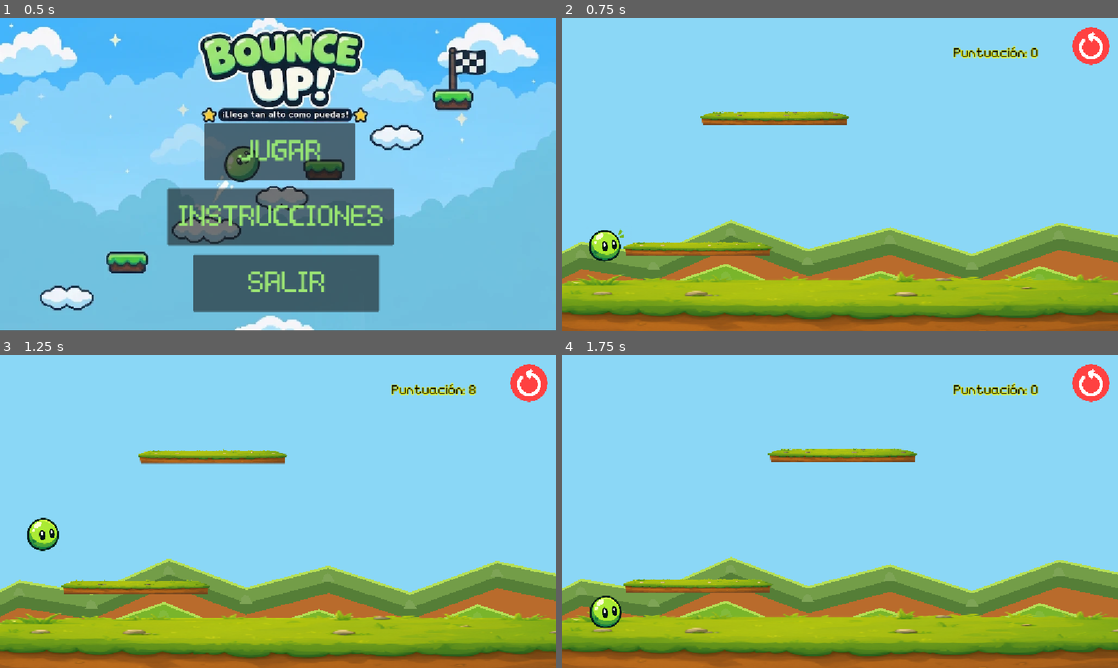
Above: before the commit, frames 1-4 (two rows, left to right).
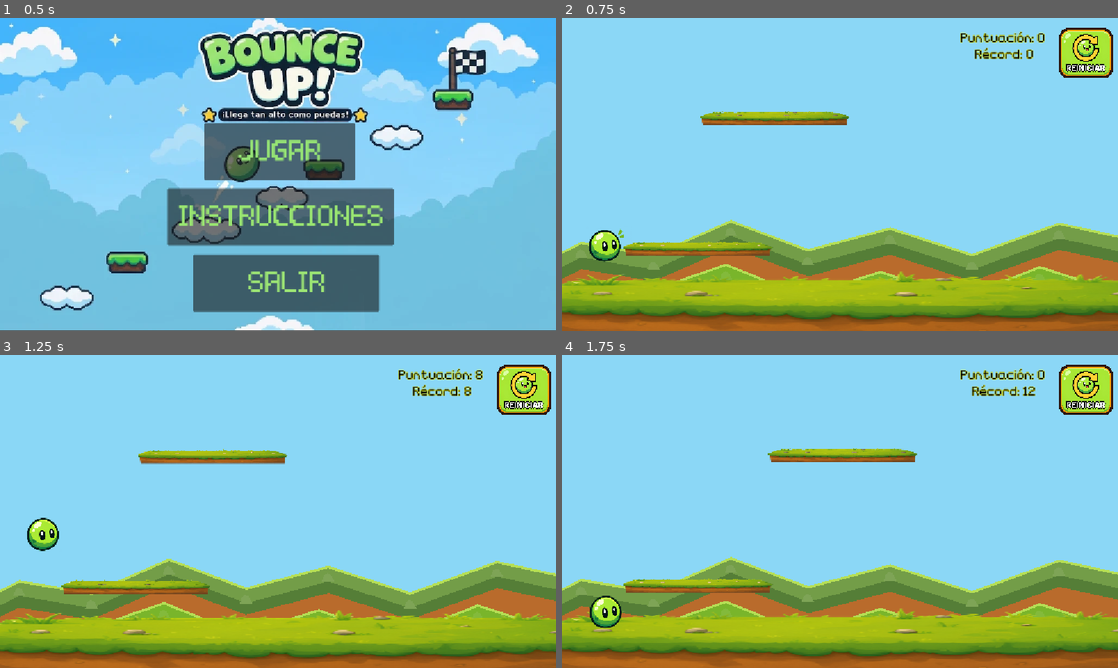
Above: after the commit, the same moments.

Repository: Miranda-511/Bounce-Up-
Game: Godot game, scene res://escenas/menu.tscn
The game is run twice, just before and just after one commit, with the same random seed, the same clock (stepped at 60 frames per second) and the same inputs.
Inputs (mouse positions are in pixels of both pictures, inside the frame that each line leads up to; where the layout moved, square brackets give the same spot in the first picture):
- Up to frame 1 (0.5 s): no input
- Up to frame 2 (0.75 s): click "JUGAR" at 0.5 s
- Up to frame 3 (1.25 s): no input
- Up to frame 4 (1.75 s): click (1084, 389) [1090, 383] at 1.25 s

Frame 1 is identical in both runs. In frame 2, 2.3% of the frame differs, in the area x 70-100%, y 2-20%; in frame 3, 2.3%; in frame 4, 2.3%.

Commit message:
sistema de high score, rediseño de restart button

Diff:
--- a/escenas/main.tscn
+++ b/escenas/main.tscn
@@ -3,8 +3,9 @@
 [ext_resource type="PackedScene" uid="uid://cfsn8nl7xmay2" path="res://escenas/player.tscn" id="1_jumxm"]
 [ext_resource type="PackedScene" uid="uid://bdaevce65k24h" path="res://escenas/background.tscn" id="2_26pgj"]
 [ext_resource type="PackedScene" uid="uid://bqijyx2j6xcjs" path="res://escenas/floor.tscn" id="3_dkga6"]
+[ext_resource type="Texture2D" uid="uid://bvjl6k302vygj" path="res://assets/restart button bounce up.png" id="3_o8odp"]
+[ext_resource type="Texture2D" uid="uid://lub1k3ynyo3k" path="res://assets/restart button bounce up PRESSED.png" id="4_68mvh"]
 [ext_resource type="FontFile" uid="uid://c4a6oj1d3qow6" path="res://font/lower-pixel.regular.otf" id="6_a8p2b"]
-[ext_resource type="PackedScene" uid="uid://cpq5ribtni47t" path="res://escenas/restartbutton.tscn" id="6_dg7ii"]
 [ext_resource type="AudioStream" uid="uid://c847wwhkogxee" path="res://sound/the_mountain-retro-game-593063.mp3" id="10_dg7ii"]
 
 [sub_resource type="GDScript" id="GDScript_eaw6l"]
@@ -168,11 +169,22 @@
 	next_platform_y -= VERTICAL_GAP
 "
 
+[sub_resource type="GDScript" id="GDScript_lyxkq"]
+resource_name = "restart"
+script/source = "extends TextureButton
+
+func _ready():
+	pressed.connect(_on_pressed)
+
+func _on_pressed():
+	get_tree().reload_current_scene()
+"
+
 [sub_resource type="LabelSettings" id="LabelSettings_kkt6c"]
 font = ExtResource("6_a8p2b")
 font_size = 27
 font_color = Color(0, 0, 0, 1)
-outline_size = 5
+outline_size = 3
 outline_color = Color(1, 1, 0, 1)
 
 [node name="main" type="Node2D" unique_id=1156450642]
@@ -191,19 +203,42 @@
 
 [node name="CanvasLayer" type="CanvasLayer" parent="." unique_id=1286689389]
 
-[node name="restartbutton" parent="CanvasLayer" unique_id=149260693 instance=ExtResource("6_dg7ii")]
-metadata/_edit_use_anchors_ = true
+[node name="restartbutton" type="TextureButton" parent="CanvasLayer" unique_id=536586428]
+offset_left = 1029.0
+offset_top = 20.0
+offset_right = 1841.0
+offset_bottom = 755.0
+scale = Vector2(0.13944067, 0.14366874)
+size_flags_horizontal = 3
+size_flags_vertical = 3
+texture_normal = ExtResource("3_o8odp")
+texture_pressed = ExtResource("4_68mvh")
+ignore_texture_size = true
+stretch_mode = 0
+script = SubResource("GDScript_lyxkq")
 
 [node name="ScoreLabel" type="Label" parent="CanvasLayer" unique_id=1491639338]
-offset_left = 804.0
-offset_top = 59.0
-offset_right = 993.0
-offset_bottom = 87.0
+offset_left = 818.0
+offset_top = 28.0
+offset_right = 1007.0
+offset_bottom = 56.0
 text = "Puntuación: 0"
 label_settings = SubResource("LabelSettings_kkt6c")
 horizontal_alignment = 1
 metadata/_edit_use_anchors_ = true
 
+[node name="BestScoreLabel" type="Label" parent="CanvasLayer" unique_id=477997808]
+anchors_preset = -1
+anchor_left = 0.051215276
+offset_left = 762.0
+offset_top = 62.0
+offset_right = 951.0
+offset_bottom = 90.0
+text = "Récord: 0"
+label_settings = SubResource("LabelSettings_kkt6c")
+horizontal_alignment = 1
+metadata/_edit_use_anchors_ = true
+
 [node name="background" parent="." unique_id=33009793 instance=ExtResource("2_26pgj")]
 
 [node name="AudioStreamPlayer" type="AudioStreamPlayer" parent="." unique_id=356976337]
--- a/escenas/player.tscn
+++ b/escenas/player.tscn
@@ -15,12 +15,16 @@
 const CAMERA_TRIGGER = 260.0
 const FALL_LIMIT = 700.0
 
+const SAVE_PATH = \"user://scores.cfg\"
+
 @onready var camera: Camera2D = $\"../Camera2D\"
 @onready var score_label: Label = $\"../CanvasLayer/ScoreLabel\"
+@onready var best_score_label: Label = $\"../CanvasLayer/BestScoreLabel\"
 @onready var sprite: Sprite2D = $Sprite2D
 
 var start_y: float
 var highest_y: float
+var best_score: int = 0
 
 
 func _ready():
@@ -32,6 +36,9 @@
 	sprite.hframes = 4
 	sprite.vframes = 4
 	sprite.frame = 0
+
+	# CARGAR RÉCORD
+	load_best_score()
 
 
 func _physics_process(delta: float) -> void:
@@ -107,15 +114,22 @@
 
 
 	# ==================================
-	# PUNTUACIÓN
+	# PUNTUACIÓN Y RÉCORD
 	# ==================================
 
 	if global_position.y < highest_y:
 		highest_y = global_position.y
 
 	var score = int((start_y - highest_y) / 10.0)
-
-	score_label.text = \"Puntuación: \" + str(max(score, 0))
+	score = max(score, 0)
+
+	score_label.text = \"Puntuación: \" + str(score)
+
+	# COMPROBAR NUEVO RÉCORD
+	if score > best_score:
+		best_score = score
+		best_score_label.text = \"Récord: \" + str(best_score)
+		save_best_score()
 
 
 	# ==================================
@@ -147,6 +161,37 @@
 	# CAYENDO
 	else:
 		sprite.frame = 12
+
+
+# ==================================
+# CARGAR RÉCORD GUARDADO
+# ==================================
+
+func load_best_score():
+
+	var config = ConfigFile.new()
+	var error = config.load(SAVE_PATH)
+
+	if error == OK:
+		best_score = config.get_value(\"scores\", \"best_score\", 0)
+
+	best_score_label.text = \"Récord: \" + str(best_score)
+
+
+# ==================================
+# GUARDAR NUEVO RÉCORD
+# ==================================
+
+func save_best_score():
+
+	var config = ConfigFile.new()
+
+	config.set_value(\"scores\", \"best_score\", best_score)
+
+	var error = config.save(SAVE_PATH)
+
+	if error != OK:
+		push_warning(\"No se pudo guardar el récord.\")
 "
 
 [sub_resource type="CircleShape2D" id="CircleShape2D_pv7or"]
Binary file added: assets/restart button bounce up PRESSED.png
Not shown, added: assets/restart button bounce up PRESSED.png.import
Binary file added: assets/restart button bounce up.png
Not shown, added: assets/restart button bounce up.png.import
